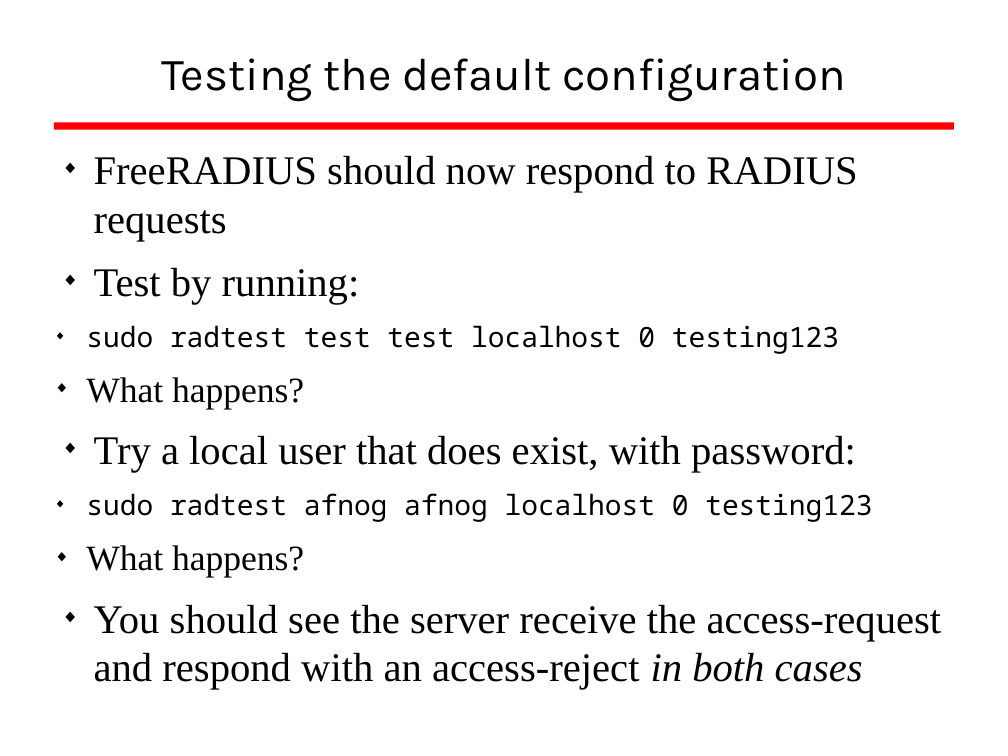
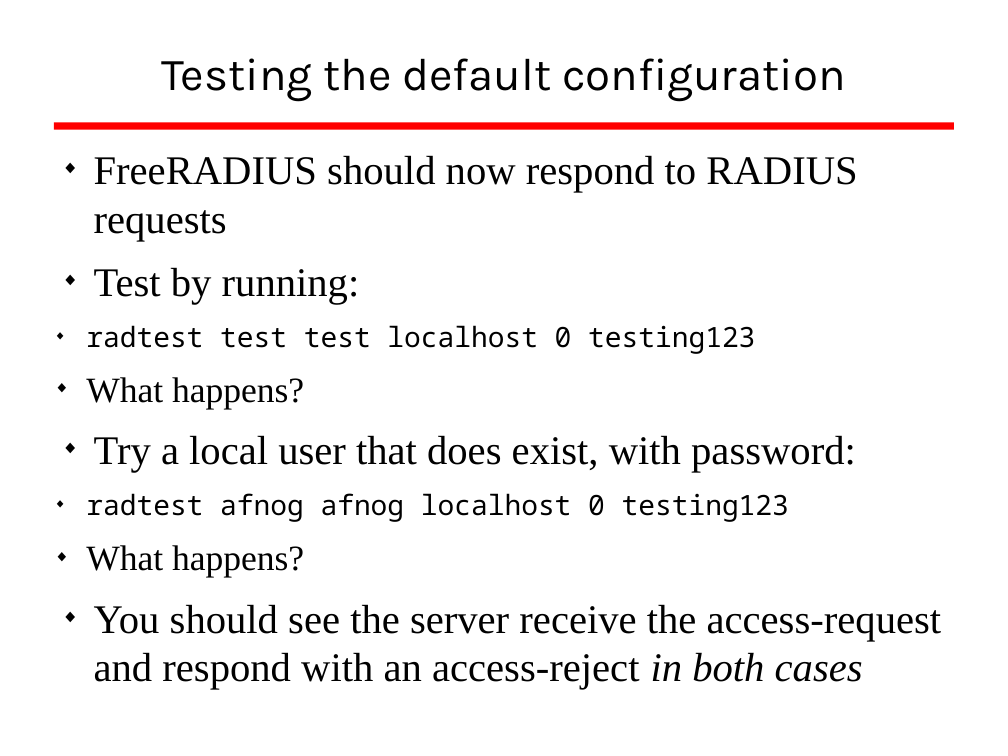
Before and after one commit to afnog/sse, a slide deck: slide 31 of radius/radius_presentation.odp. Drawn at 1008x756 pixels with LibreOffice and Linux fonts; fonts in the diff are those of the drawing; background and template pictures are left out. Boxes give left, top, right and bottom in pixels: in the first picture for what was removed or moved away, otherwise in the second. Text is boxed around its words. In the diff, an @@ line names an element or a change of style, - is before the commit and + after.

```diff
--- a/radius/radius_presentation.odp
+++ b/radius/radius_presentation.odp
@@ text at (86,325,755,354): text changed @@
-  ◆ sudo radtest test test localhost 0 testing123
+  ◆ radtest test test localhost 0 testing123
@@ text at (86,493,789,522): text changed @@
-  ◆ sudo radtest afnog afnog localhost 0 testing123
+  ◆ radtest afnog afnog localhost 0 testing123
```
Also in this commit, not shown: 1 other slide changed, 1 other file.
